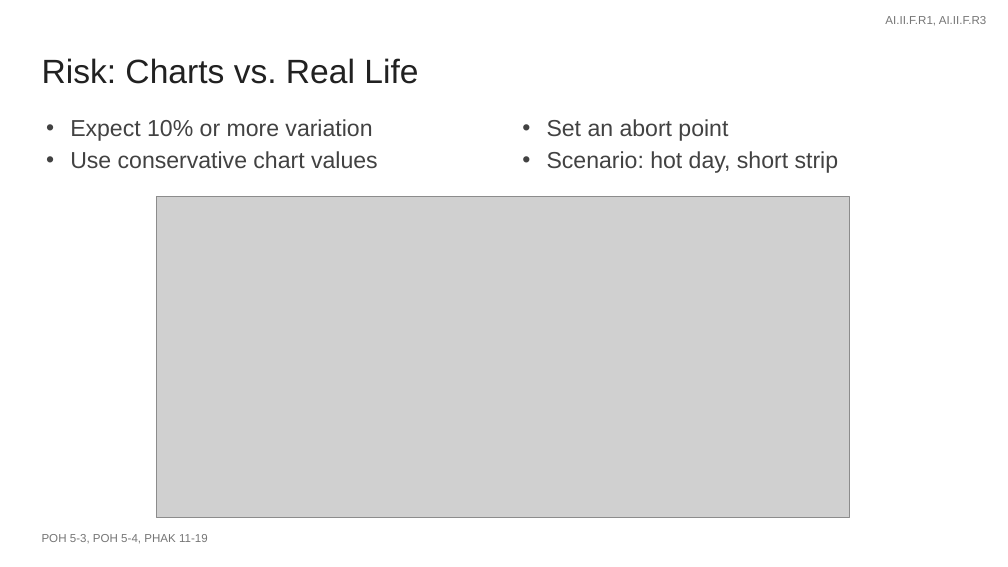
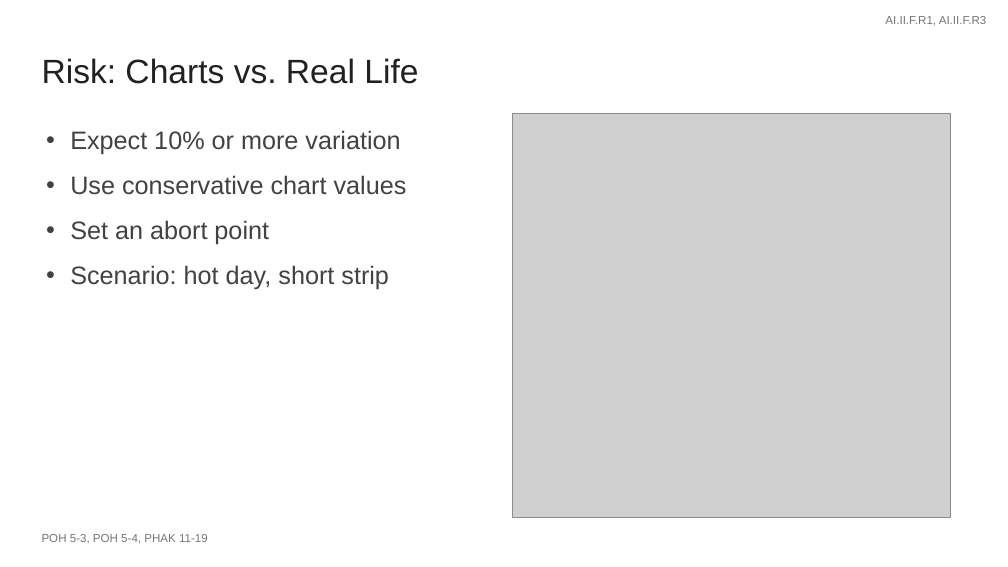
Before and after one commit to greenleeezekial1-glitch/Claude, a slide deck: slide 37 of Area II - Technical Subject Areas/II.F Performance and Limitations - Slides.pptx. Drawn at 1008x567 pixels with LibreOffice and Linux fonts; fonts in the diff are those of the drawing; grey boxes stand for pictures. Boxes give left, top, right and bottom in pixels: in the first picture for what was removed or moved away, otherwise in the second. Text is boxed around its words. In the diff, an @@ line names an element or a change of style, - is before the commit and + after.

```diff
--- a/Area II - Technical Subject Areas/II.F Performance and Limitations - Slides.pptx
+++ b/Area II - Technical Subject Areas/II.F Performance and Limitations - Slides.pptx
@@ picture added at <box>513,113,951,518</box> @@
@@ text removed at <box>547,119,839,173</box> @@
-• Set an abort point
-• Scenario: hot day, short strip
@@ text "Expect 10% or more variation": place and size @@
-text "Expect 10% or more variation" at <box>70,119,378,168</box>
+text "Expect 10% or more variation" at <box>70,130,407,290</box>
@@ text at <box>70,130,407,195</box>: size 22 to 24 pt in "Expect 10% or more variation", "Use conservative chart values"; more space between paragraphs @@
@@ picture removed at <box>157,197,850,518</box> @@
@@ text at <box>70,220,389,290</box>: paragraphs added @@
+• Set an abort point
+• Scenario: hot day, short strip
```
Also in this commit, not shown: 5 other slides changed, 49 other files.
